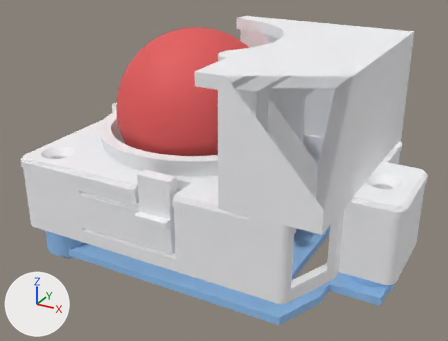
The glTF model trackball/PMW3610-side-pogo/cartridge/cartridge.glb as it was, and as the next commit left it.
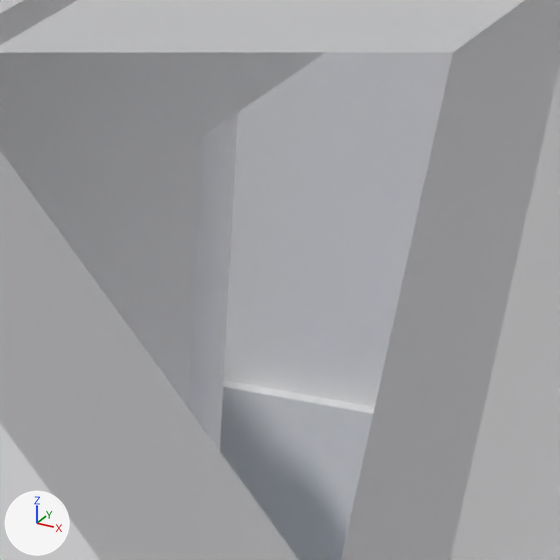
There are two pictures of each version: one whole from a camera (50 mm lens) standing at (0.039, -0.0624, 0.0359) and looking at (0.0055, -0.0015, 0.0054), one close up on the part from 61% to 78% of the width and 24% to 47% of the height. Lighting does not change. The marker at lower left points along +X, +Y and +Z. The older version's two pictures come first. Everything nearer to the camera than a plane just in front of the edit is cut away. Vertices at exactly the same position are counted once.

The first close-up shows 'frame'.
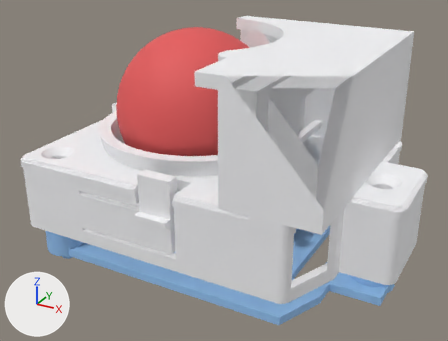
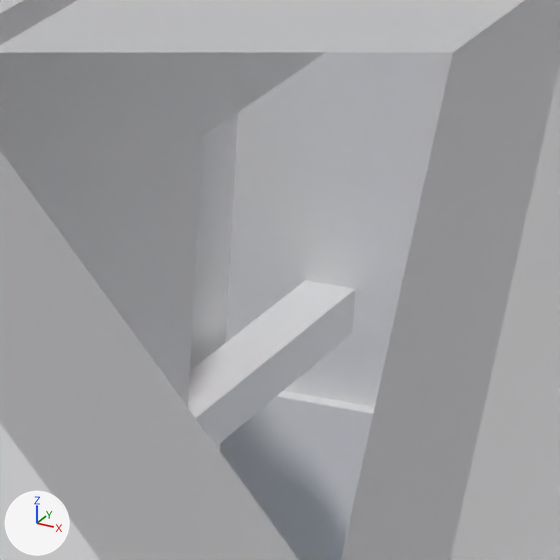
Commit message: PMW3610-side-pogo cartridge: the lens held against the sensor

Scene script edits in JSON lines:
```json
{"block": "me_frame", "where": "# used by ob_frame; location = (0.0, 0.0, 0.0)"}
{"op": "remove", "block": "me_frame", "code": "me_frame.from_pydata(...)  # 7499 vertices, 15038 faces; spans x -0.0166..0.0283, y -0.0151..0.0144, z -0.0016..0.0212"}
{"op": "add", "block": "me_frame", "code": "me_frame.from_pydata(...)  # 7532 vertices, 15104 faces; spans x -0.0166..0.0283, y -0.0151..0.0144, z -0.0016..0.0212"}
{"block": "me_frame", "change": "me_frame part 1"}
{"block": "me_frame", "change": "32 faces are deleted"}
{"block": "me_frame", "change": "22 vertices are added at x 0.0114..0.0124, y -0.003..0.0132, z 0.0..0.0212"}
{"block": "me_frame", "change": "11 new vertices lie (0.001, 0.0, 0.0) away from vertices in x 0.0114, y -0.003..0.0132, z 0.0..0.0198"}
{"block": "me_frame", "change": "98 new faces join them"}
```

Location of each change, [x1, y1, x2, y2] in pixels of the close-ups (560 x 560 px):
```json
{"part": 1, "of": "me_frame", "change": "built on", "before": [227, 98, 410, 339], "after": [188, 98, 410, 446]}
```
